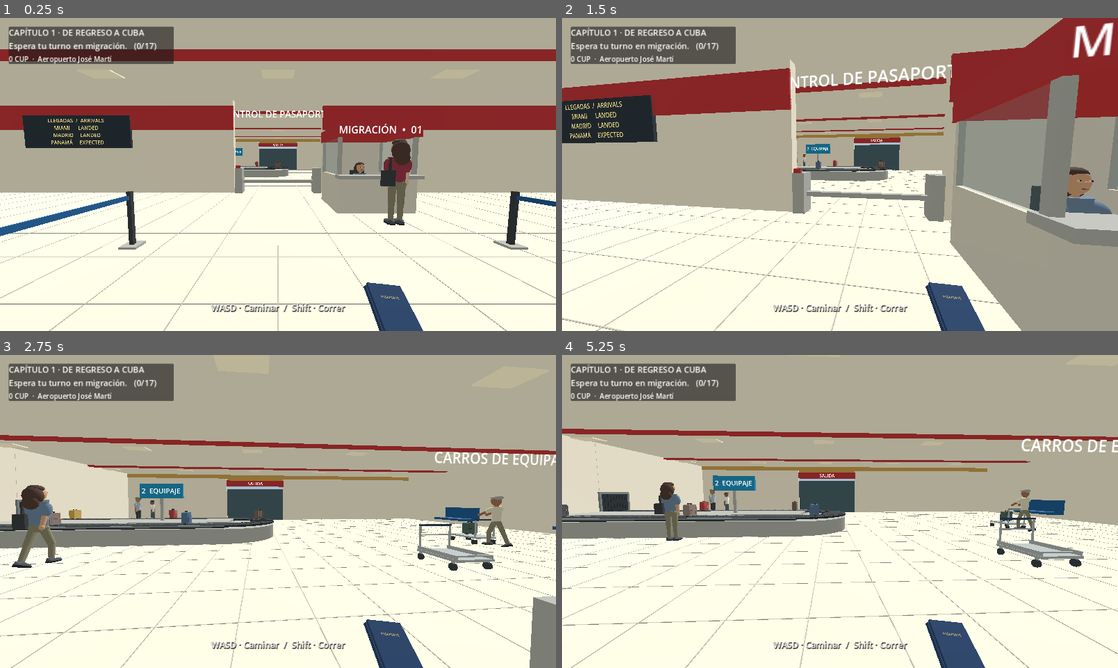
Above: before the commit, frames 1-4 (two rows, left to right).
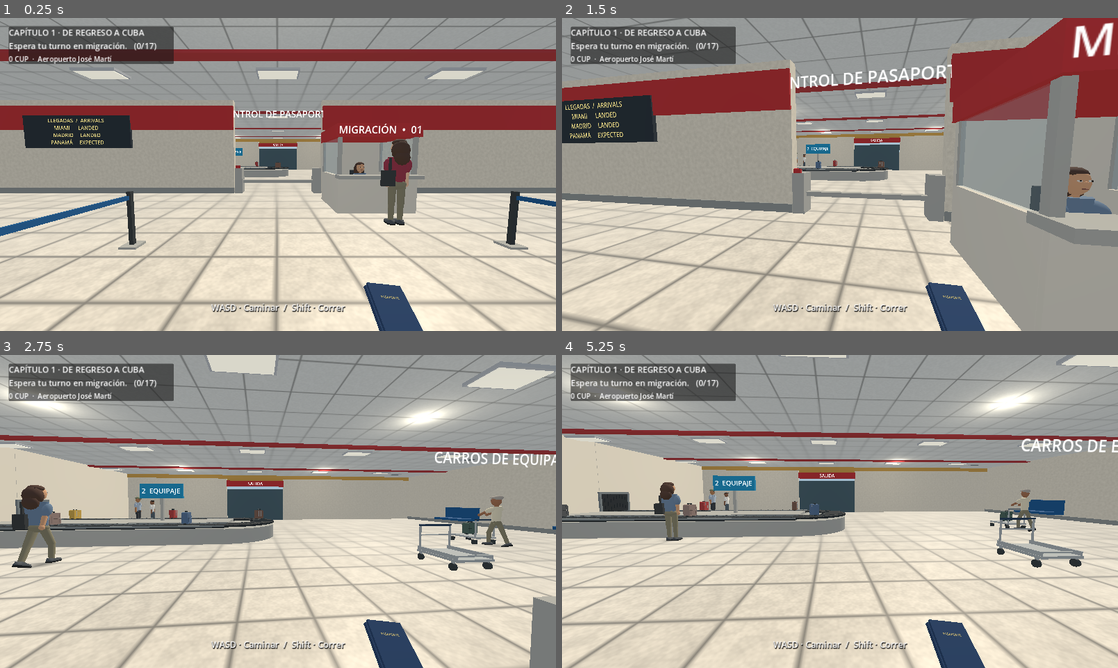
Above: after the commit, the same moments.

Repository: valdy247/mycity
Game: Godot game, scene res://airport.tscn
The game is run twice, just before and just after one commit, with the same random seed, the same clock (stepped at 60 frames per second) and the same inputs.
Inputs (mouse positions are in pixels of both pictures, inside the frame that each line leads up to):
- Up to frame 1 (0.25 s): no input
- Up to frame 2 (1.5 s): tap Enter at 0.5 s; move the mouse to (867, 174) at 0.52 s; hold W from 0.53 s (still down); tap E at 0.6 s; click (867, 174) at 0.67 s; tap Space at 0.77 s; move the mouse to (812, 174) at 1.27 s; tap Shift at 1.35 s
- Up to frame 3 (2.75 s): keep holding W; tap Space at 1.52 s; move the mouse to (289, 505) at 2.02 s; tap B at 2.1 s
- Up to frame 4 (5.25 s): keep holding W; move the mouse to (834, 517) at 2.77 s; tap Q at 2.85 s; click (834, 517) at 2.92 s; tap Space at 3.02, 3.77, 4.52 s; move the mouse to (878, 514) at 3.52 s; tap X at 3.6 s; move the mouse to (795, 508) at 4.27 s; tap 1 at 4.35 s; move the mouse to (845, 511) at 5.02 s; tap 2 at 5.1 s; click (845, 511) at 5.17 s

The runs differ from the first frame. In frame 1, 43% of the frame differs, in the area x 0-100%, y 0-100%; in frame 2, 34%; in frame 3, 46%; in frame 4, 47%.

Commit message:
Airport visual polish: shared procedural materials, tiled floor, ceiling fixtures and soft contact shadows

Diff:
--- a/game/airport.gd
+++ b/game/airport.gd
@@ -20,6 +20,8 @@
 var progress := Progress.new()
 var mats: Dictionary = {}
 var unit_box := BoxMesh.new()
+var contact_shadow_mesh: PlaneMesh
+var contact_shadow_material: StandardMaterial3D
 var player: CharacterBody3D
 var camera: Camera3D
 var taxi: Node3D
@@ -129,6 +131,112 @@
 	label.position = p
 	return label
 
+# Tiny generated textures are shared; no external art dependencies or PBR maps.
+func _finish_texture(kind: String) -> Texture2D:
+	var noise := FastNoiseLite.new()
+	noise.seed = 1297
+	noise.frequency = .085
+	var img := Image.create(128,128,false,Image.FORMAT_RGB8)
+	for y in range(128):
+		for x in range(128):
+			var n := noise.get_noise_2d(float(x),float(y))
+			var fine := float(posmod(x*73+y*137+x*y*17,31))/30.0-.5
+			var v := .94+n*.055+fine*.045
+			if kind=="tile":
+				var tx := x%32
+				var ty := y%32
+				var variation := float(posmod(floori(float(x)/32.0)*13+floori(float(y)/32.0)*7,9))*.006
+				v = .91+n*.065+fine*.075+variation
+				if tx==0 or ty==0: v = .56
+				elif tx==1 or ty==1: v = .78
+				elif tx==31 or ty==31: v = .85
+			elif kind=="ceiling":
+				v = .95+fine*.035
+				if x%32==0 or y%32==0: v = .64
+			elif kind=="asphalt":
+				v = .82+n*.065+fine*.17
+			img.set_pixel(x,y,Color(v,v,v))
+	img.generate_mipmaps()
+	return ImageTexture.create_from_image(img)
+
+func _architectural_material(kind: String,color: Color) -> StandardMaterial3D:
+	var key := "architecture:"+kind+":"+color.to_html()
+	if not mats.has(key):
+		var texture_key := "texture:"+kind
+		if not mats.has(texture_key): mats[texture_key] = _finish_texture(kind)
+		var mat := StandardMaterial3D.new()
+		mat.albedo_color = color
+		mat.albedo_texture = mats[texture_key] as Texture2D
+		mat.roughness = .48 if kind=="tile" else .88
+		mat.texture_filter = BaseMaterial3D.TEXTURE_FILTER_LINEAR_WITH_MIPMAPS
+		mat.uv1_triplanar = true
+		mat.uv1_world_triplanar = true
+		mat.uv1_scale = Vector3.ONE*.25 if kind in ["tile","ceiling"] else Vector3.ONE*.60
+		mats[key] = mat
+	return mats[key] as StandardMaterial3D
+
+func _architectural_finish(node: MeshInstance3D,kind: String,color: Color) -> void:
+	node.material_override = _architectural_material(kind,color)
+
+func _floor_and_ceiling() -> void:
+	# Replace dozens of individual grout strips with one repeating tile material.
+	_architectural_finish(_box(self,Vector3(0,.016,-17),Vector3(29.4,.03,29.6),Color("#e6dfd0")),"tile",Color("#e6dfd0"))
+	_architectural_finish(_box(self,Vector3(0,3.997,-17),Vector3(29.3,.012,29.7),Color("#e1e3df")),"ceiling",Color("#e1e3df"))
+	var frame_color := Color("#b6babe")
+	var diffuser := StandardMaterial3D.new()
+	diffuser.albedo_color = Color("#f8f6e8")
+	diffuser.emission_enabled = true
+	diffuser.emission = Color("#fff7e0")
+	diffuser.emission_energy_multiplier = .55
+	for z in [-29.0,-24.0,-18.0,-12.0,-6.0]:
+		_box(self,Vector3(0,3.94,float(z)),Vector3(29.3,.07,.40),Color("#a73034"))
+		for x in [-10.0,-5.0,0.0,5.0,10.0]:
+			var at := Vector3(float(x),3.935,float(z)+1.0)
+			_box(self,at,Vector3(1.20,.065,.65),frame_color)
+			var panel := _box(self,at+Vector3(0,-.042,0),Vector3(1.10,.024,.55),Color("#f8f6e8"))
+			panel.material_override = diffuser
+		# Ceiling vents and structural details are flat, never in the walking space.
+		for x in [-12.0,12.0]:
+			var at := Vector3(float(x),3.978,float(z)+2.0)
+			_box(self,at,Vector3(.75,.025,.45),frame_color)
+			for i in range(4):
+				_box(self,at+Vector3(0,-.018,-.15+float(i)*.10),Vector3(.61,.010,.026),Color("#646c70"))
+	# Five shadowless local lights, with small overlapping ranges, for Compatibility.
+	for at in [Vector3(0,3.55,-27),Vector3(-5,3.55,-15),Vector3(5,3.55,-15),Vector3(-5,3.55,-6),Vector3(5,3.55,-6)]:
+		var light := OmniLight3D.new()
+		light.light_color = Color("#fff5e2")
+		light.light_energy = .68
+		light.omni_range = 8.2
+		light.omni_attenuation = 1.5
+		light.shadow_enabled = false
+		add_child(light)
+		light.position = at
+
+func _make_contact_shadow(parent: Node3D,at: Vector3,dims: Vector2) -> void:
+	# A shared soft ground-contact decal, independent of expensive dynamic shadows.
+	if contact_shadow_mesh==null:
+		contact_shadow_mesh = PlaneMesh.new()
+		contact_shadow_mesh.size = Vector2.ONE
+		var img := Image.create(64,64,false,Image.FORMAT_RGBA8)
+		for y in range(64):
+			for x in range(64):
+				var p := Vector2(float(x)/63.0*2.0-1.0,float(y)/63.0*2.0-1.0)
+				var alpha := pow(maxf(0.0,1.0-p.length_squared()),2.0)*.33
+				img.set_pixel(x,y,Color(0.07,0.08,0.09,alpha))
+		img.generate_mipmaps()
+		contact_shadow_material = StandardMaterial3D.new()
+		contact_shadow_material.albedo_texture = ImageTexture.create_from_image(img)
+		contact_shadow_material.transparency = BaseMaterial3D.TRANSPARENCY_ALPHA
+		contact_shadow_material.shading_mode = BaseMaterial3D.SHADING_MODE_UNSHADED
+		contact_shadow_material.texture_filter = BaseMaterial3D.TEXTURE_FILTER_LINEAR_WITH_MIPMAPS
+	var shadow := MeshInstance3D.new()
+	shadow.mesh = contact_shadow_mesh
+	shadow.material_override = contact_shadow_material
+	shadow.cast_shadow = GeometryInstance3D.SHADOW_CASTING_SETTING_OFF
+	parent.add_child(shadow)
+	shadow.position = at
+	shadow.scale = Vector3(dims.x,1.0,dims.y)
+
 func _make_environment() -> void:
 	var env := Environment.new()
 	env.background_mode = Environment.BG_SKY
@@ -140,37 +248,48 @@
 	sky.sky_material = material
 	env.sky = sky
 	env.ambient_light_source = Environment.AMBIENT_SOURCE_COLOR
-	env.ambient_light_color = Color("#e1e1d8")
-	env.ambient_light_energy = .65
+	env.ambient_light_color = Color("#e5e8ec")
+	env.ambient_light_energy = .57
 	var world := WorldEnvironment.new()
 	world.environment = env
 	add_child(world)
 	var sun := DirectionalLight3D.new()
 	sun.rotation_degrees = Vector3(-48,-30,0)
-	sun.light_energy = 1.1
+	sun.light_energy = .88
+	sun.light_color = Color("#fff2dc")
 	sun.shadow_enabled = false
 	add_child(sun)
 
 func _make_terminal() -> void:
 	var concrete := Color("#c8c5b8")
-	var tile := Color("#e5dfcd")
 	var cream := Color("#eee6d3")
 	var red := Color("#b92b2e")
 	var blue := Color("#12548c")
 	var ochre := Color("#c69a49")
 	var glass := Color("#445b65")
 	var metal := Color("#a9aaa5")
-	_box(self,Vector3(0,-.18,-4),Vector3(84,.36,64),concrete,true)
-	_box(self,Vector3(0,.012,18),Vector3(84,.022,12),Color("#555956"))
-	_box(self,Vector3(0,.015,5),Vector3(84,.03,13),concrete,true)
+	_architectural_finish(_box(self,Vector3(0,-.18,-4),Vector3(84,.36,64),concrete,true),"concrete",concrete)
+	_architectural_finish(_box(self,Vector3(0,.012,18),Vector3(84,.022,12),Color("#555956")),"asphalt",Color("#555956"))
+	_architectural_finish(_box(self,Vector3(0,.015,5),Vector3(84,.03,13),concrete,true),"concrete",concrete)
 	# The reference façade: ochre colonnade, deep blue fascia, long glass bays.
 	for side in [-1.0,1.0]:
 		var x := float(side)
-		_box(self,Vector3(x*19,2.2,-2),Vector3(33,4.4,.30),cream,true)
+		_architectural_finish(_box(self,Vector3(x*19,2.2,-2),Vector3(33,4.4,.30),cream,true),"plaster",cream)
 		for i in range(7):
-			_box(self,Vector3(x*(4.8+float(i)*4.3),1.7,-1.80),Vector3(3.8,3.1,.12),glass)
-		_box(self,Vector3(x*14.8,2,-17),Vector3(.34,4,30),cream,true)
-	_box(self,Vector3(0,2,-32),Vector3(30,4,.35),cream,true)
+			var wx := x*(4.8+float(i)*4.3)
+			var pane := _box(self,Vector3(wx,1.7,-1.80),Vector3(3.8,3.1,.12),glass)
+			var tinted := _mat(Color("#516e7b")).duplicate() as StandardMaterial3D
+			tinted.roughness = .23
+			tinted.metallic = .12
+			pane.material_override = tinted
+			# Aluminium mullions and transoms give the exterior windows depth.
+			for edge in [-1.84,0.0,1.84]:
+				_box(self,Vector3(wx+float(edge),1.7,-1.70),Vector3(.045,3.1,.08),metal)
+			_box(self,Vector3(wx,2.42,-1.69),Vector3(3.8,.055,.08),metal)
+		_architectural_finish(_box(self,Vector3(x*14.8,2,-17),Vector3(.34,4,30),cream,true),"plaster",cream)
+		_box(self,Vector3(x*14.58,.13,-17),Vector3(.07,.26,29.5),Color("#8d9290"))
+	_architectural_finish(_box(self,Vector3(0,2,-32),Vector3(30,4,.35),cream,true),"plaster",cream)
+	_box(self,Vector3(0,.13,-31.77),Vector3(29.1,.26,.07),Color("#8d9290"))
 	_box(self,Vector3(0,4.12,-17),Vector3(30,.24,30),cream,true)
 	_box(self,Vector3(0,3.95,1.1),Vector3(72,.52,6.6),ochre,true)
 	_box(self,Vector3(0,4.35,1.1),Vector3(72,.32,6.6),blue)
@@ -178,22 +297,18 @@
 	_label3(self,"AEROPUERTO INTERNACIONAL\nJOSÉ MARTÍ – LA HABANA",Vector3(0,5.03,1.33),.010)
 	for i in range(10):
 		var x := -32.4+float(i)*7.2
-		if absf(x)>2.8: _box(self,Vector3(x,1.85,3.7),Vector3(.43,3.7,.43),ochre,true)
+		if absf(x)>2.8:
+			_architectural_finish(_box(self,Vector3(x,1.85,3.7),Vector3(.43,3.7,.43),ochre,true),"plaster",ochre)
+			_box(self,Vector3(x,.16,3.7),Vector3(.54,.32,.54),Color("#9e988a"))
+			_make_contact_shadow(self,Vector3(x,.041,3.7),Vector2(1.1,1.1))
 	_label3(self,"SALIDA  /  ARRIVALS",Vector3(0,3.82,4.45),.006)
-	# Continuous tiled interior with thin joints, red ceiling borders and lights.
-	_box(self,Vector3(0,.016,-17),Vector3(29.4,.03,29.6),tile)
-	for x in range(-14,15):
-		_box(self,Vector3(float(x),.035,-17),Vector3(.012,.004,29.6),Color("#b5b1a4"))
-	for z in range(-31,-1):
-		_box(self,Vector3(0,.035,float(z)),Vector3(29.4,.004,.012),Color("#b5b1a4"))
-	for z in [-29.0,-24.0,-18.0,-12.0,-6.0]:
-		_box(self,Vector3(0,3.94,float(z)),Vector3(29.3,.07,.40),red)
-		for x in [-10.0,-5.0,0.0,5.0,10.0]:
-			_box(self,Vector3(float(x),3.91,float(z)+1.0),Vector3(.9,.035,.55),Color("#fff5d7"))
+	_floor_and_ceiling()
 	# Migration room and physically gated passage. Only the centre opening leads onward.
 	for side in [-1.0,1.0]:
-		_box(self,Vector3(float(side)*8.3,2,-20),Vector3(12.8,4,.32),cream,true)
+		_architectural_finish(_box(self,Vector3(float(side)*8.3,2,-20),Vector3(12.8,4,.32),cream,true),"plaster",cream)
 		_box(self,Vector3(float(side)*8.3,3.25,-20.19),Vector3(12.8,1.0,.08),red)
+		_box(self,Vector3(float(side)*8.3,.13,-20.20),Vector3(12.8,.26,.05),Color("#8d9290"))
+		_box(self,Vector3(float(side)*8.3,.13,-19.80),Vector3(12.8,.26,.05),Color("#8d9290"))
 	# Enclosed immigration cubicle, with an open service window facing the queue.
 	var booth := Vector3(-2.7,0,-22.5)
 	var panel := Color("#d5d0c3")
@@ -208,8 +323,10 @@
 			_box(self,booth+Vector3(x,1.66,float(z)),Vector3(.10,1.23,.10),metal,true)
 		var pane := _box(self,booth+Vector3(x,1.61,0),Vector3(.04,1.08,1.78),glass,true)
 		var transparent := StandardMaterial3D.new()
-		transparent.albedo_color = Color(.56,.72,.76,.23)
+		transparent.albedo_color = Color(.68,.80,.84,.16)
 		transparent.transparency = BaseMaterial3D.TRANSPARENCY_ALPHA
+		transparent.roughness = .22
+		transparent.cull_mode = BaseMaterial3D.CULL_DISABLED
 		pane.material_override = transparent
 	_label3(self,"MIGRACIÓN  •  01",booth+Vector3(0,2.29,-1.07),.0055).rotation.y = PI
 	# Desk equipment and chair, leaving the officer's head visible in the window.
@@ -524,6 +641,7 @@
 	taxi.position = Vector3(7.5,.025,13.4)
 	taxi.rotation.y = PI*.5
 	_car_shell(taxi,Color("#d6ad47"),true)
+	_make_contact_shadow(taxi,Vector3(0,.012,0),Vector2(2.5,5.3))
 	_box(taxi,Vector3(0,1.65,-.1),Vector3(.54,.18,.30),Color("#ead16e"))
 	var sign_label := _label3(taxi,"TAXI",Vector3(0,1.65,.061),.003,Color("#222222"))
 	sign_label = _label3(taxi,"TAXI",Vector3(0,1.65,-.261),.003,Color("#222222"))
@@ -535,6 +653,7 @@
 		other.position = Vector3([-13.0,20.0,31.0][i],.025,13.4)
 		other.rotation.y = PI*.5
 		_car_shell(other,[Color("#aeb8b9"),Color("#e1dacb"),Color("#66838c")][i],false)
+		_make_contact_shadow(other,Vector3(0,.012,0),Vector2(2.5,5.3))
 		# Parked props are outside the mission's walkable interaction area.
 		_box(other,Vector3(0,.75,0),Vector3(1.75,1.5,4.5),Color("#777777"),true).hide()
 
@@ -544,6 +663,7 @@
 		add_child(person)
 		person.setup(330+i*17,i==0 or i==5,true)
 		person.position = Vector3(-28+float(i)*7.7,.03,6.4 if i%2==0 else 8.4)
+		_make_contact_shadow(person,Vector3(0,.014,0),Vector2(.82,.68))
 		person.rotation.y = PI*.5
 		if i%3==1: person.set_bag(true)
 		if i in [2,6]:
@@ -567,6 +687,7 @@
 	add_child(person)
 	person.setup(style,worker,true)
 	person.position = at
+	_make_contact_shadow(person,Vector3(0,.014,0),Vector2(.82,.68))
 	return person
 
 func _make_terminal_people() -> void:
